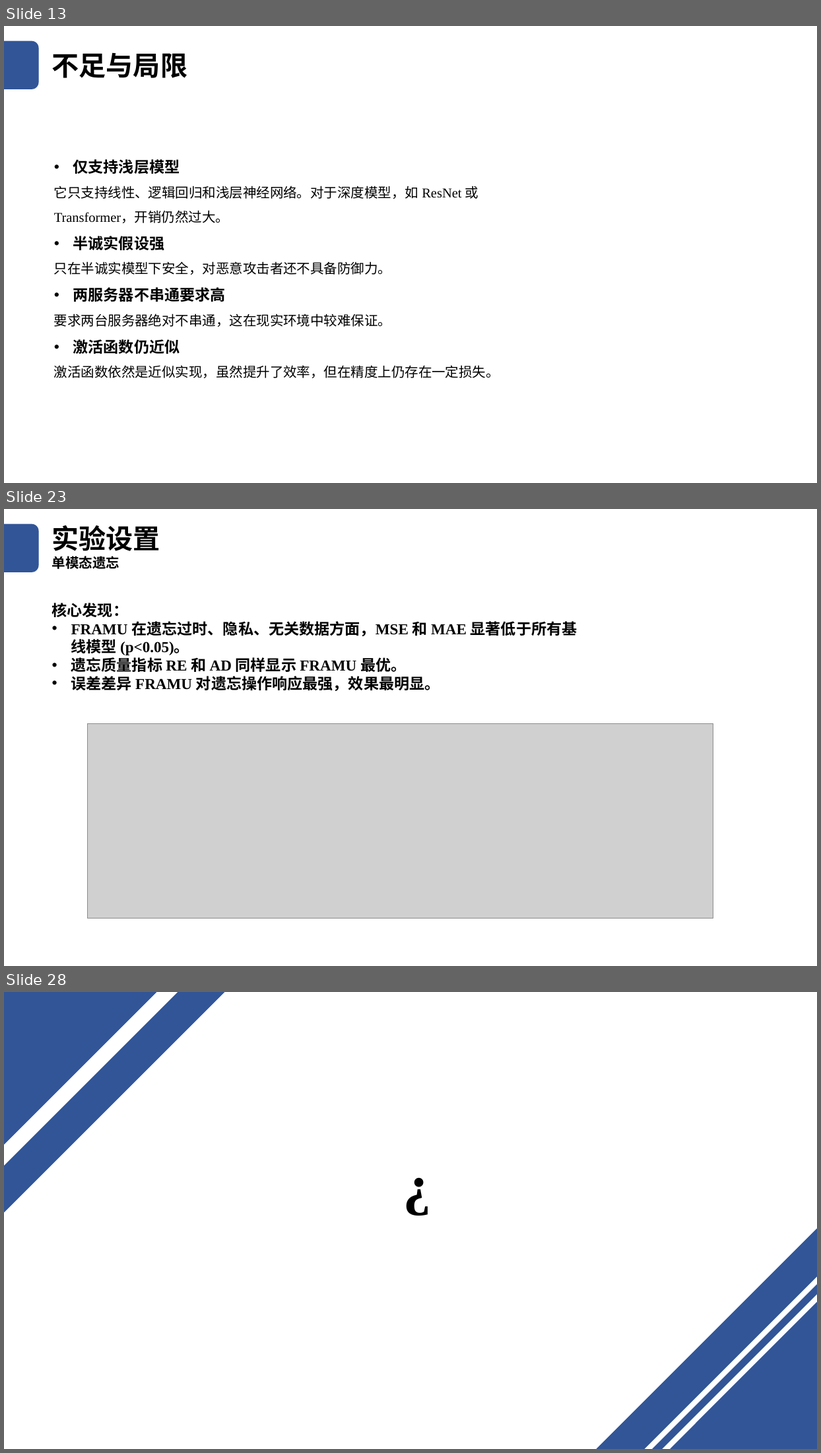
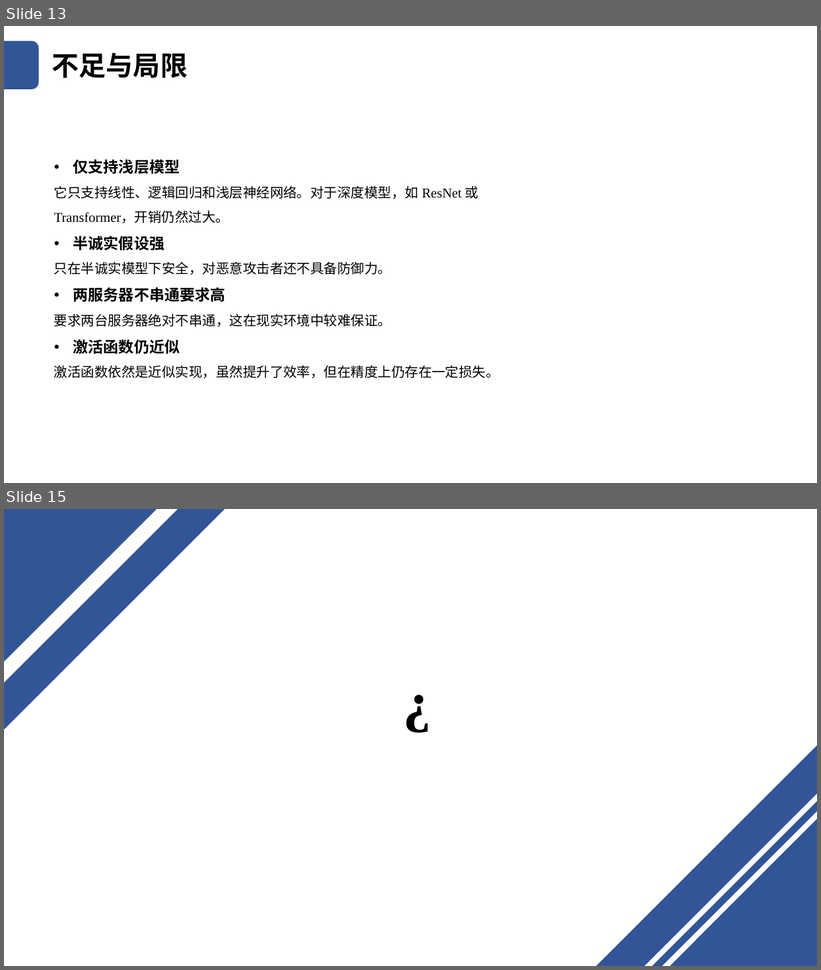
Before and after one commit to Yukkit-Lee/LeaveAppSys, a slide deck: SecureML_Se.pptx. Shown one above the other, each under a label of ours: slides 13, 23 and 28 before the commit, slides 13 and 15 after it; the slides between them are not shown. The pictures are 821x1453 and 821x970 pixels, drawn with LibreOffice and Linux fonts; fonts in the diff are those of the drawing; grey boxes stand for pictures. Boxes give left, top, right and bottom in pixels: in the first picture for what was removed or moved away, otherwise in the second. Text is boxed around its words. In the diff, an @@ line names an element or a change of style, - is before the commit and + after.

```diff
--- a/SecureML_Se.pptx
+++ b/SecureML_Se.pptx
@@ slide 23 removed at (4, 509, 817, 966), background #FFFFFF @@
@@ rounded rectangle removed at (4, 524, 39, 572) @@
@@ text removed at (52, 525, 160, 569) @@
-实验设置
-单模态遗忘
@@ text removed at (52, 603, 578, 691) @@
-核心发现：
-• FRAMU 在遗忘过时、隐私、无关数据方面，MSE 和 MAE 显著低于所有基线模型 (p<0.05)。
-• 遗忘质量指标 RE 和 AD 同样显示 FRAMU 最优。
-• 误差差异 FRAMU 对遗忘操作响应最强，效果最明显。
@@ picture removed at (88, 723, 714, 919) @@
@@ what was slide 28 is now slide 15 @@
```
Also in this commit, not shown: 3 slides changed, 12 other slides removed, 1 other file.
